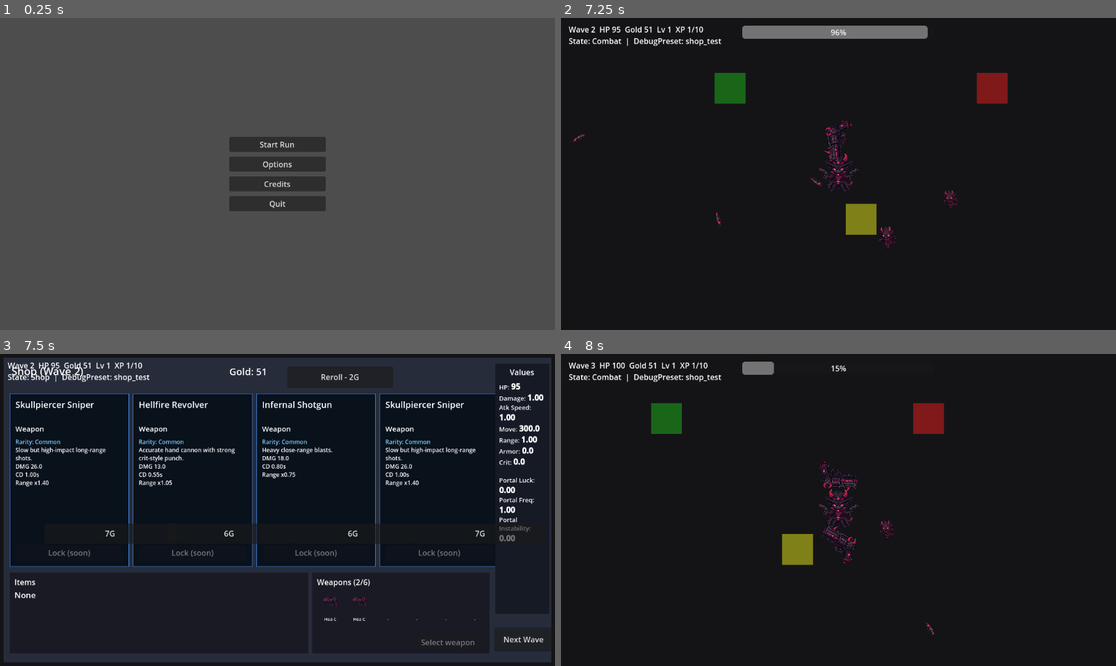
Above: before the commit, frames 1-4 (two rows, left to right).
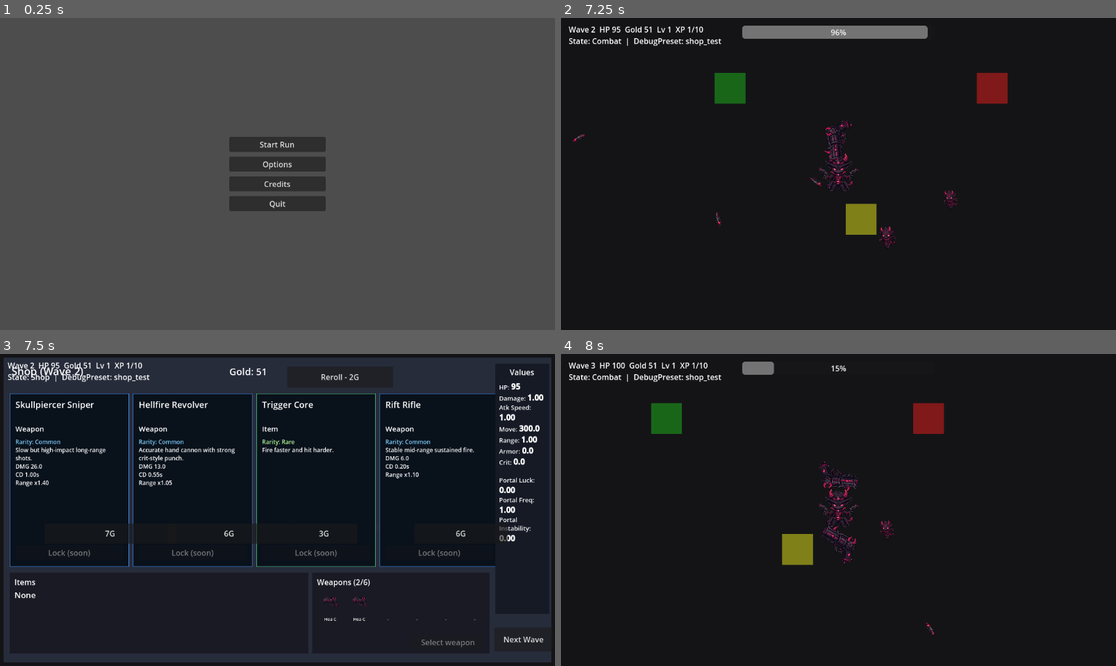
Above: after the commit, the same moments.

Repository: KevinRabbe/bullet-hell-roughe-lite
Game: Godot game, scene res://scenes/ui/MainMenu.tscn
The game is run twice, just before and just after one commit, with the same random seed, the same clock (stepped at 60 frames per second) and the same inputs.
Inputs (mouse positions are in pixels of both pictures, inside the frame that each line leads up to):
- Up to frame 1 (0.25 s): no input
- Up to frame 2 (7.25 s): click "Start Run" at 0.5 s; click "Start Run" at 1.25 s; tap Enter at 2, 4.35 s; move the mouse to (960, 158) at 2.02 s; hold D (move_right) 2.03-2.78 s; hold C (cycle_character) 2.03-2.78 s; click (960, 158) at 2.17 s; tap Space at 2.27, 3.02, 4.52, 5.27, 6.02 s; move the mouse to (727, 189) at 2.77 s; hold S (move_down) 2.78-3.53 s; tap E (interact) at 2.85 s; move the mouse to (894, 105) at 3.52 s; hold D (move_right) 3.53-4.28 s; tap B at 3.6 s; move the mouse to (810, 236) at 4.27 s; hold W (move_up) 4.28-5.03 s; click (810, 236) at 4.42 s; move the mouse to (1005, 220) at 5.02 s; hold A (move_left) 5.03-6.53 s; tap R at 5.1 s; move the mouse to (672, 127) at 5.77 s; tap P at 5.85 s; move the mouse to (866, 174) at 6.52 s; hold S (move_down) from 6.53 s (still down); tap Q at 6.6 s; click (866, 174) at 6.67 s
- Up to frame 3 (7.5 s): move the mouse to (194, 432) at 7.27 s; release S (move_down) at 7.28 s; hold D (move_right) from 7.28 s (still down); tap 1 at 7.35 s
- Up to frame 4 (8 s): keep holding D (move_right); tap Space at 7.52 s

Frames 1-2 are identical in both runs. In frame 3, 1.6% of the frame differs, in the area x 46-96%, y 12-69%; in frame 4, nothing differs.

Commit message:
#85R Expand item pool with build-shaping item set v1

Diff:
--- /dev/null
+++ b/data/items/bastion_plating.tres
@@ -0,0 +1,18 @@
+[gd_resource type="Resource" script_class="ItemData" load_steps=2 format=3]
+
+[ext_resource type="Script" path="res://scripts/items/item_data.gd" id="1"]
+
+[resource]
+script = ExtResource("1")
+id = "bastion_plating"
+name = "Bastion Plating"
+description = "Heavy armor and extra HP for frontline builds."
+category = "defense"
+rarity = "rare"
+tags = Array[String](["tank"])
+price = 4
+stack_limit = 1
+stat_modifiers = {
+"armor": 3.0,
+"max_hp": 30.0
+}
--- /dev/null
+++ b/data/items/blood_emblem.tres
@@ -0,0 +1,17 @@
+[gd_resource type="Resource" script_class="ItemData" load_steps=2 format=3]
+
+[ext_resource type="Script" path="res://scripts/items/item_data.gd" id="1"]
+
+[resource]
+script = ExtResource("1")
+id = "blood_emblem"
+name = "Blood Emblem"
+description = "A simple damage boost for all guns."
+category = "offense"
+rarity = "common"
+tags = Array[String](["damage"])
+price = 3
+stack_limit = 1
+stat_modifiers = {
+"damage": 0.15
+}
--- /dev/null
+++ b/data/items/cursed_idol.tres
@@ -0,0 +1,20 @@
+[gd_resource type="Resource" script_class="ItemData" load_steps=2 format=3]
+
+[ext_resource type="Script" path="res://scripts/items/item_data.gd" id="1"]
+
+[resource]
+script = ExtResource("1")
+id = "cursed_idol"
+name = "Cursed Idol"
+description = "High risk, high reward: more damage and crit, less survivability."
+category = "risk_reward"
+rarity = "epic"
+tags = Array[String](["risk", "reward"])
+price = 6
+stack_limit = 1
+stat_modifiers = {
+"armor": -2.0,
+"crit_chance": 0.1,
+"damage": 0.28,
+"max_hp": -18.0
+}
--- /dev/null
+++ b/data/items/deadeye_lens.tres
@@ -0,0 +1,18 @@
+[gd_resource type="Resource" script_class="ItemData" load_steps=2 format=3]
+
+[ext_resource type="Script" path="res://scripts/items/item_data.gd" id="1"]
+
+[resource]
+script = ExtResource("1")
+id = "deadeye_lens"
+name = "Deadeye Lens"
+description = "Improves crit chance and crit power."
+category = "offense"
+rarity = "rare"
+tags = Array[String](["crit"])
+price = 4
+stack_limit = 1
+stat_modifiers = {
+"crit_chance": 0.08,
+"crit_damage": 0.25
+}
--- /dev/null
+++ b/data/items/gale_sash.tres
@@ -0,0 +1,18 @@
+[gd_resource type="Resource" script_class="ItemData" load_steps=2 format=3]
+
+[ext_resource type="Script" path="res://scripts/items/item_data.gd" id="1"]
+
+[resource]
+script = ExtResource("1")
+id = "gale_sash"
+name = "Gale Sash"
+description = "Increases movement speed and dodge."
+category = "utility"
+rarity = "common"
+tags = Array[String](["mobility"])
+price = 3
+stack_limit = 1
+stat_modifiers = {
+"dodge": 0.04,
+"movement_speed": 28.0
+}
--- /dev/null
+++ b/data/items/iron_spike_rounds.tres
@@ -0,0 +1,19 @@
+[gd_resource type="Resource" script_class="ItemData" load_steps=2 format=3]
+
+[ext_resource type="Script" path="res://scripts/items/item_data.gd" id="1"]
+
+[resource]
+script = ExtResource("1")
+id = "iron_spike_rounds"
+name = "Iron Spike Rounds"
+description = "Prototype pierce rounds with stronger penetration feel."
+category = "offense"
+rarity = "rare"
+tags = Array[String](["pierce", "projectile"])
+price = 4
+stack_limit = 1
+stat_modifiers = {
+"attack_range": 0.12,
+"damage": 0.08,
+"projectile_speed": 0.2
+}
--- /dev/null
+++ b/data/items/long_barrel.tres
@@ -0,0 +1,17 @@
+[gd_resource type="Resource" script_class="ItemData" load_steps=2 format=3]
+
+[ext_resource type="Script" path="res://scripts/items/item_data.gd" id="1"]
+
+[resource]
+script = ExtResource("1")
+id = "long_barrel"
+name = "Long Barrel"
+description = "Extends effective weapon range."
+category = "offense"
+rarity = "common"
+tags = Array[String](["range"])
+price = 3
+stack_limit = 1
+stat_modifiers = {
+"attack_range": 0.18
+}
--- /dev/null
+++ b/data/items/overcharged_powder.tres
@@ -0,0 +1,18 @@
+[gd_resource type="Resource" script_class="ItemData" load_steps=2 format=3]
+
+[ext_resource type="Script" path="res://scripts/items/item_data.gd" id="1"]
+
+[resource]
+script = ExtResource("1")
+id = "overcharged_powder"
+name = "Overcharged Powder"
+description = "Projectiles fly faster and farther."
+category = "offense"
+rarity = "common"
+tags = Array[String](["projectile"])
+price = 3
+stack_limit = 1
+stat_modifiers = {
+"attack_range": 0.1,
+"projectile_speed": 0.3
+}
--- /dev/null
+++ b/data/items/rapid_chamber.tres
@@ -0,0 +1,17 @@
+[gd_resource type="Resource" script_class="ItemData" load_steps=2 format=3]
+
+[ext_resource type="Script" path="res://scripts/items/item_data.gd" id="1"]
+
+[resource]
+script = ExtResource("1")
+id = "rapid_chamber"
+name = "Rapid Chamber"
+description = "Cycle shots faster."
+category = "offense"
+rarity = "common"
+tags = Array[String](["attack_speed"])
+price = 3
+stack_limit = 1
+stat_modifiers = {
+"attack_speed": 0.18
+}
--- a/scripts/game/shop_controller.gd
+++ b/scripts/game/shop_controller.gd
@@ -137,11 +137,15 @@
 		var item_name := item_id.replace("_", " ").capitalize()
 		if str(item.name) != "":
 			item_name = str(item.name)
+		var item_price := DEFAULT_ITEM_PRICE
+		if int(item.price) > 0:
+			item_price = int(item.price)
 		_item_offer_pool.append({
 			"type": "item",
 			"id": item_id,
 			"label": item_name,
-			"price": DEFAULT_ITEM_PRICE
+			"price": item_price,
+			"rarity": str(item.rarity)
 		})
 
 func _on_wave_completed(wave_index: int) -> void:
--- a/scripts/items/item_database.gd
+++ b/scripts/items/item_database.gd
@@ -6,6 +6,15 @@
 	"res://data/items/steel_heart.tres",
 	"res://data/items/trigger_core.tres",
 	"res://data/items/lucky_charm.tres",
+	"res://data/items/blood_emblem.tres",
+	"res://data/items/rapid_chamber.tres",
+	"res://data/items/deadeye_lens.tres",
+	"res://data/items/long_barrel.tres",
+	"res://data/items/overcharged_powder.tres",
+	"res://data/items/iron_spike_rounds.tres",
+	"res://data/items/gale_sash.tres",
+	"res://data/items/bastion_plating.tres",
+	"res://data/items/cursed_idol.tres",
 ]
 
 static func get_prototype_items() -> Array[ItemData]:
@@ -25,18 +34,18 @@
 	return items[rng.randi_range(0, items.size() - 1)]
 
 static func get_random_item_for_tier(tier: int, rng: RandomNumberGenerator) -> ItemData:
-	var tier_ids: Array[String]
+	var allowed_rarities: Array[String] = ["common"]
 	match tier:
 		3:
-			tier_ids = ["steel_heart", "trigger_core"]
+			allowed_rarities = ["rare", "epic", "legendary"]
 		2:
-			tier_ids = ["glass_scope", "lucky_charm"]
+			allowed_rarities = ["common", "rare"]
 		_:
-			tier_ids = ["swift_boots", "lucky_charm"]
+			allowed_rarities = ["common"]
 
 	var pool: Array[ItemData] = []
 	for item in get_prototype_items():
-		if tier_ids.has(item.id):
+		if allowed_rarities.has(item.rarity):
 			pool.append(item)
 	if pool.is_empty():
 		return get_random_item(rng)
